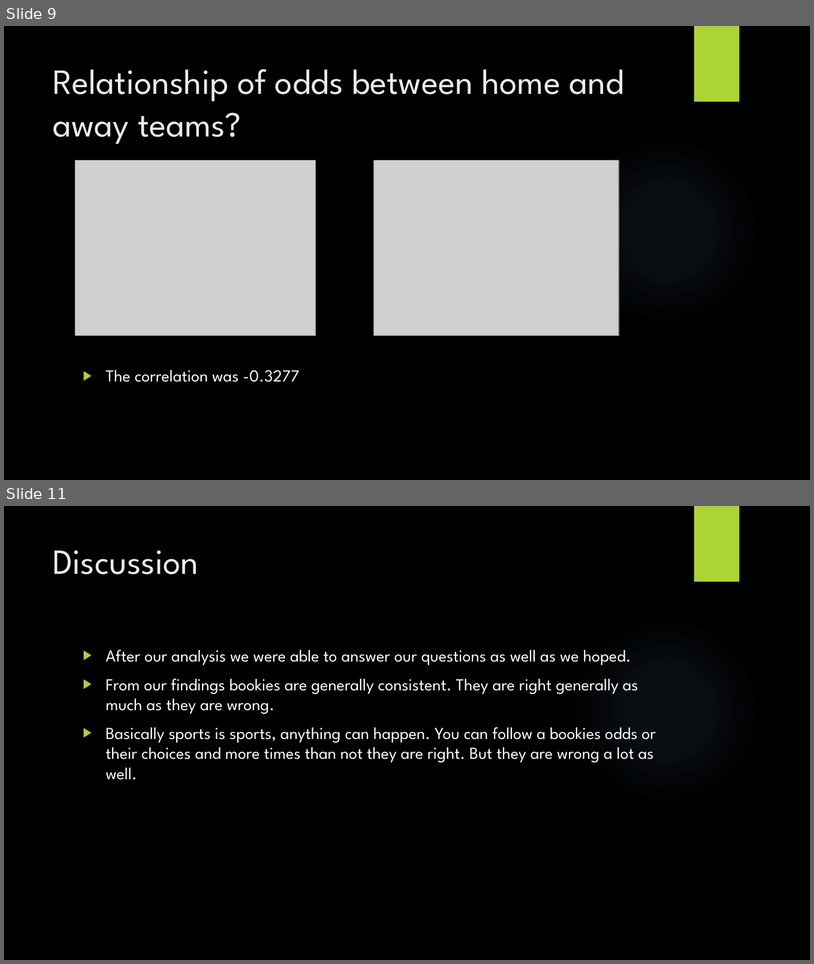
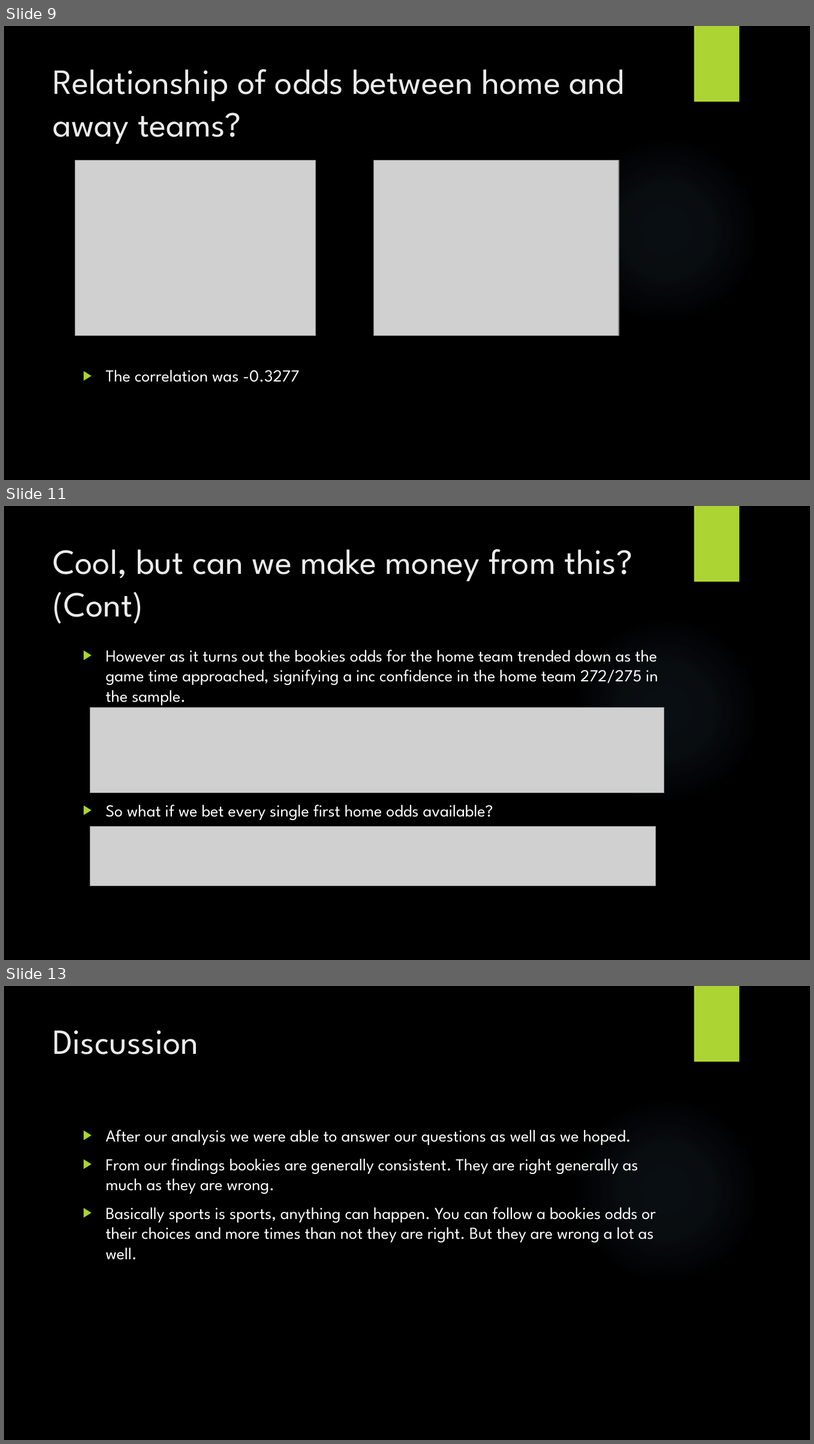
Before and after one commit to samerarbaji/project1, a slide deck: Cleansing/Project1/Sports Betting.pptx. Shown one above the other, each under a label of ours: slides 9 and 11 before the commit, slides 9, 11 and 13 after it; the slides between them are not shown. The pictures are 814x964 and 814x1444 pixels, drawn with LibreOffice and Linux fonts; fonts in the diff are those of the drawing; grey boxes stand for pictures; background and template pictures are left out. Boxes give left, top, right and bottom in pixels: in the first picture for what was removed or moved away, otherwise in the second. Text is boxed around its words. In the diff, an @@ line names an element or a change of style, - is before the commit and + after.

Commit message:
moving odds update

```diff
--- a/Cleansing/Project1/Sports Betting.pptx
+++ b/Cleansing/Project1/Sports Betting.pptx
@@ slide 11 added at (4, 506, 810, 960), background picture (left out); not listed: 2 template elements that a slide beside it also shows @@
@@ title added at (53, 549, 633, 624), 42 pt, text #EBEBEB @@
+Cool, but can we make money from this? (Cont)
@@ text added at (106, 649, 658, 820), 20 pt, text #FFFFFF @@
+▶ However as it turns out the bookies odds for the home team trended down as the game time approached, signifying a inc confidence in the home team 272/275 in the sample.
+▶ So what if we bet every single first home odds available?
@@ picture added at (90, 708, 665, 793) @@
@@ picture added at (90, 826, 656, 886) @@
@@ what was slide 11 is now slide 13 @@
```
Also in this commit, not shown: 2 other slides added, 1 slide removed, 1 other file.
